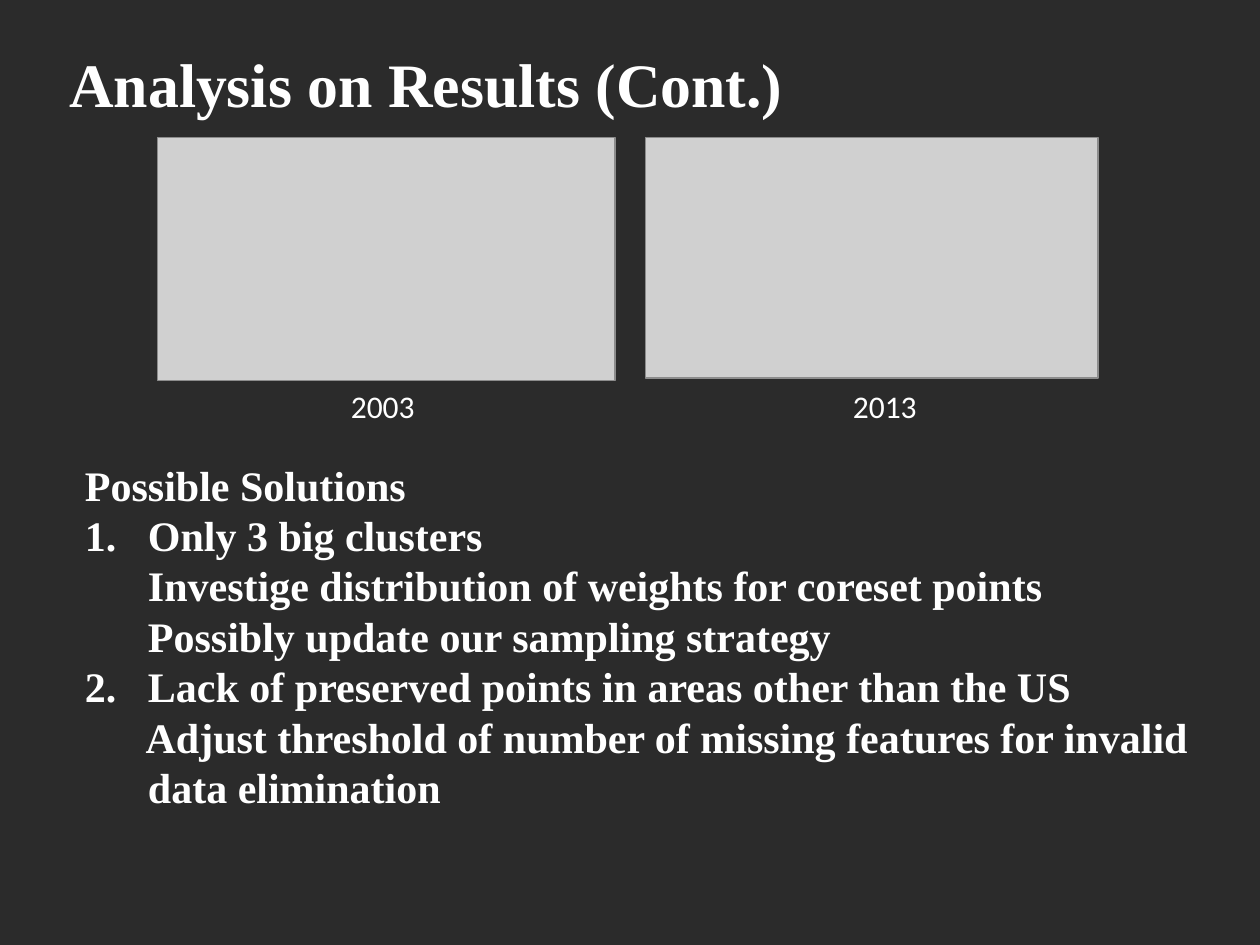
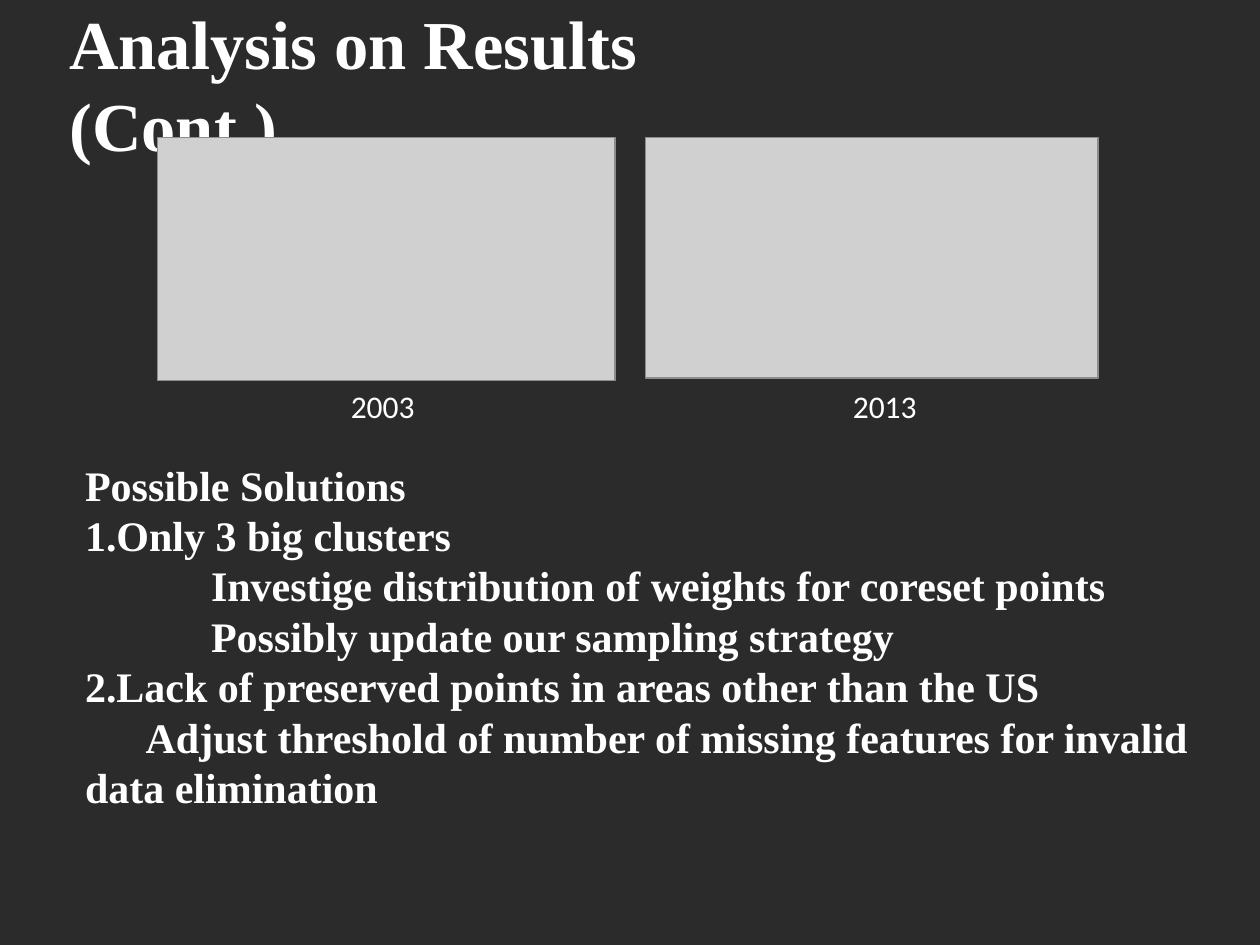
Before and after one commit to raynald/ETH_BBBigData, a slide deck: slide 5 of report_mile_stone3/Milestone 3.pptx. Drawn at 1260x945 pixels with LibreOffice and Linux fonts; fonts in the diff are those of the drawing; grey boxes stand for pictures; background and template pictures are left out; a plain dark background stands for a picture behind light text. Boxes give left, top, right and bottom in pixels: in the first picture for what was removed or moved away, otherwise in the second. Text is boxed around its words. In the diff, an @@ line names an element or a change of style, - is before the commit and + after.

Commit message:
ppt add

```diff
--- a/report_mile_stone3/Milestone 3.pptx
+++ b/report_mile_stone3/Milestone 3.pptx
@@ text "Analysis on Results (Cont.)" at box(69, 21, 637, 164): size 35.3 to 39.2 pt @@
@@ text at box(85, 522, 1188, 762): indent changed @@
```
Also in this commit, not shown: 4 other slides changed, 1 other file.
